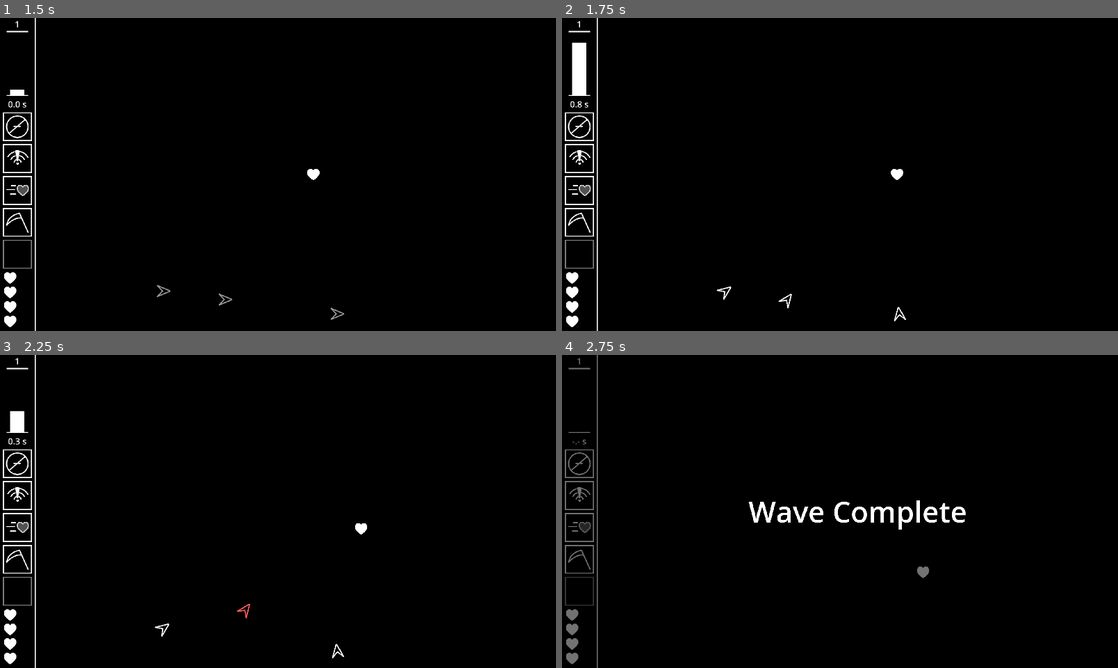
Above: before the commit, frames 1-4 (two rows, left to right).
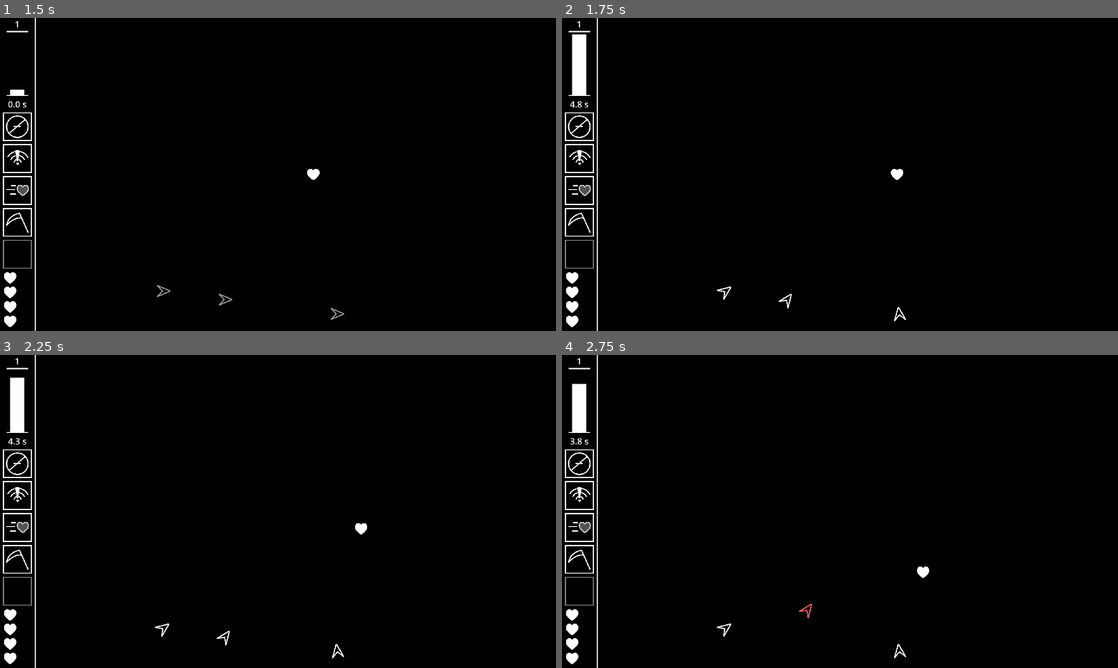
Above: after the commit, the same moments.

Repository: OrusLiOx/VOID
Game: Godot game, scene res://Scenes/main.tscn
Two runs of this game, one before a commit and one after it. Both use one fixed random seed, a clock stepped at 60 frames per second and the inputs below.
Inputs:
- Up to frame 1 (1.5 s): click "Start" at 0.5 s; hold D (Right) from 1.28 s (still down); tap F (Item) at 1.35 s
- Up to frame 2 (1.75 s): keep holding D (Right)
- Up to frame 3 (2.25 s): release D (Right) at 2.03 s; hold S (Down) from 2.03 s (still down); tap F (Item) at 2.1 s
- Up to frame 4 (2.75 s): keep holding S (Down)

Frame 1 is identical in both runs. In frame 2, less than 0.1% of the frame differs, in the area x 1-5%, y 5-29%; in frame 3, 0.4%; in frame 4, 2.9%, in the area x 0-73%, y 0-100%.

Commit message:
enemy spawning now works + lingering abilities

Diff:
--- a/Godot/Globals/Globals.gd
+++ b/Godot/Globals/Globals.gd
@@ -9,7 +9,6 @@
 
 var lives = 1
 var infiniteLives
-var healEachWave = 0
 
 var upgrades
 
--- a/Godot/Scenes/Enemies/Hazard/Scripts/wave_bomb.gd
+++ b/Godot/Scenes/Enemies/Hazard/Scripts/wave_bomb.gd
@@ -23,7 +23,7 @@
 func spawn_wave():
 	var parent = Node2D.new()
 	waves.push_back(parent)
-	if waves.size() >= 5:
+	if waves.size() >= 4:
 		waves.front().queue_free()
 		waves.remove_at(0)
 	Globals.holdProj.add_child(parent)
--- a/Godot/Scenes/Enemies/Mobile/Scripts/dasher.gd
+++ b/Godot/Scenes/Enemies/Mobile/Scripts/dasher.gd
@@ -11,7 +11,7 @@
 	timer = $Timer
 	base = $EnemyBase
 	$Sprite2D.modulate = Globals.normalColor
-	waitTime = randf_range(.5,1.5)
+	waitTime = randf_range(1,2)
 	pick_dest()
 	pass # Replace with function body.
 
--- a/Godot/Scenes/Enemies/Mobile/Scripts/spike_ball.gd
+++ b/Godot/Scenes/Enemies/Mobile/Scripts/spike_ball.gd
@@ -6,7 +6,7 @@
 func spawn():
 	hit = $Hurt
 	modulate = Globals.dangerColor
-	speed = randf_range(50,150)
+	speed = randf_range(10,150)
 	targetOffset = Vector2(randf_range(-50,50),randf_range(-50,50))
 	pass # Replace with function body.
 
--- a/Godot/Scenes/Player/Scripts/player.gd
+++ b/Godot/Scenes/Player/Scripts/player.gd
@@ -49,7 +49,7 @@
 		{
 			"range": 300,
 			"duration": 0,
-			"cooldown":60,
+			"cooldown":90,
 			"charges":1
 		},
 	}
@@ -87,7 +87,7 @@
 
 func heal(amount = hpMax):
 	hp = min(hpMax, hp+amount)
-	emit_signal("update_health", hp, hpMax)
+	emit_signal("update_health", hp, hpMax, shield)
 	healthBar.size.y = 42*hp/hpMax
 
 func _process(delta):
@@ -121,6 +121,7 @@
 	if shield:
 		shield = false
 		emit_signal("update_health", hp, hpMax, false)
+		iframes = .5 + Globals.get_upgrade_value("iframes")
 		return
 	hp = max(0, hp-damage)
 	healthBar.size.y = 42*hp/hpMax
@@ -181,16 +182,26 @@
 
 func cast0():
 	var cast = zone.instantiate()
-	holdAbilities.add_child(cast)
+	if Globals.has_upgrade("a1 follow"):
+		add_child(cast)
+	else:
+		holdAbilities.add_child(cast)
 	cast.global_position = global_position
-	cast.set_stuff(a[0]["range"]+Globals.get_upgrade_value("a1 range"), a[0]["duration"]+Globals.get_upgrade_value("a1 dur"), "antiproj")
+	cast.set_stuff(a[0]["range"]+Globals.get_upgrade_value("a1 range"),\
+		a[0]["duration"]+Globals.get_upgrade_value("a1 linger")+ Globals.get_upgrade_value("a1 dur"),\
+		"antiproj")
 	pass
 
 func cast1():
 	var cast = zone.instantiate()
-	holdAbilities.add_child(cast)
+	if Globals.has_upgrade("a2 follow"):
+		add_child(cast)
+	else:
+		holdAbilities.add_child(cast)
 	cast.global_position = global_position
-	cast.set_stuff(a[1]["range"]+Globals.get_upgrade_value("a2 range"), a[1]["duration"]+Globals.get_upgrade_value("a2 dur"), "jam", a[1]["effectDuration"])
+	cast.set_stuff(a[1]["range"]+Globals.get_upgrade_value("a2 range"),\
+		a[1]["duration"]+Globals.get_upgrade_value("a2 linger")+Globals.get_upgrade_value("a2 dur"),\
+		"jam", a[1]["effectDuration"])
 	pass
 
 func cast2():
--- a/Godot/Scenes/Scripts/game.gd
+++ b/Godot/Scenes/Scripts/game.gd
@@ -36,21 +36,21 @@
 		"gattler":
 		{
 			"scene": load("res://Scenes/Enemies/Hazard/gattling_gunner.tscn"),
-			"group size" : 1,
-			"max":4,
+			"group size" : 2,
+			"max":2,
 			"corner": true
 		},
 		"spike bomb":
 		{
 			"scene":load("res://Scenes/Enemies/Hazard/spike_bomb.tscn"),
 			"group size" : 3,
-			"max":100,
+			"max":6,
 			"corner": false
 		},
 		"spinning laser":
 		{
 			"scene":load("res://Scenes/Enemies/Hazard/spinning_laser.tscn"),
-			"group size" : 1,
+			"group size" : .5,
 			"max":3,
 			"corner": false
 		},
@@ -58,7 +58,7 @@
 		{
 			"scene":load("res://Scenes/Enemies/Hazard/wave_bomb.tscn"),
 			"group size" : 3,
-			"max":100,
+			"max":6,
 			"corner": false
 		}
 	}
@@ -67,7 +67,7 @@
 		"gunner":
 		{
 			"scene": load("res://Scenes/Enemies/Mobile/gunner.tscn"),
-			"group size" : 3
+			"group size" : 1
 
 		},
 		"dasher":
@@ -97,7 +97,7 @@
 	for child in holdEnemies.get_children():
 		child.queue_free()
 	wave = 0
-	waveLength = 1
+	waveLength = 5
 	waveWait = 1
 	numOfHazards = 0
 	numOfPacks = 1
@@ -196,16 +196,22 @@
 
 # wave stuff
 func start_wave():
-	print("start")
 	$Update.visible = false
 	Globals.player.canAbility = false
 	Globals.player.inv = true
 	Globals.player.continue_cooldowns()
 	gameState = "start wave"
 	wave += 1
+
 	$Hud/Wave/Label.text = str(wave)
 	reset_spawns()
 	spawn_wave()
+
+	if Globals.has_upgrade("regen"):
+		Globals.player.heal(1)
+	if Globals.has_upgrade("shield"):
+		Globals.player.gain_shield()
+
 	waveTimer.start(waveWait)
 
 func wave_end():
@@ -214,19 +220,19 @@
 	Globals.player.canAbility = false
 	Globals.player.inv = true
 	Globals.player.pause_cooldowns()
-	Globals.player.heal(Globals.healEachWave)
 
 	for child in $holdProjectiles.get_children():
 		child.queue_free()
 	for child in holdEnemies.get_children():
 		child.queue_free()
 
-	numOfPacks+=1
-	if numOfPacks >= int(numOfHazards/2)+4:
-		numOfPacks = 1
-		numOfHazards += 1
-
-	waveTimer.start(3)
+	if wave%(numOfHazards+3) == 0:
+		numOfPacks+=1
+		if numOfPacks >= int(numOfHazards/2)+4:
+			numOfPacks -= 2
+			numOfHazards = min(20, numOfHazards+1)
+
+	waveTimer.start(2)
 
 func wave_go():
 	gameState = "active wave"
@@ -254,14 +260,13 @@
 
 func spawn_wave():
 	holdEnemies.modulate.a = .6
-	var possibleEnemies = enemyData.keys()
 	var hazards:Array = Array()
 
 	var i = 0
 
 	while i < numOfHazards:
 		var haz = hazardData.keys().pick_random()
-		while hazards.find(haz) == -1:
+		while hazards.find(haz) != -1:
 			haz = hazardData.keys().pick_random()
 		hazards.push_back(haz)
 		haz = hazardData[haz]
@@ -269,17 +274,24 @@
 		var spawned = 0
 
 		while i < numOfHazards and spawned < haz["max"]:
+			if i+ 1/haz["group size"] >numOfHazards:
+				break
+
 			spawn_hazard(haz)
-			i += 1
+
+			if haz["group size"] < 1:
+				i+= 1/haz["group size"]
+			else:
+				i += 1
+
 			spawned += 1
 
 	for j in numOfPacks:
 		spawn_pack(enemyData[enemyData.keys().pick_random()])
 
-	pass
-
 func spawn_hazard(hazard):
-	for i in hazard["group size"]:
+	var spawned = 0
+	for i in ceil(hazard["group size"]):
 		var child
 		var pos
 
@@ -301,8 +313,9 @@
 		child = hazard["scene"].instantiate()
 		holdEnemies.add_child(child)
 		child.position = pos
-
-	pass
+		spawned += 1
+
+	return spawned
 
 func spawn_pack(enemy):
 	for i in enemy["group size"]:
@@ -319,7 +332,7 @@
 	hazardSpawns.clear()
 	for x in 5:
 		for y in 4:
-			hazardSpawns.push_back(Vector2(1796.0/5.5*(x+1)+124, 1080.0/4.5*(y+1)))
+			hazardSpawns.push_back(Vector2(1796.0/5*(x+.5)+124, 1080.0/4*(y+.5)))
 
 	cornerSpawns = [
 		Vector2(174,50),
@@ -329,7 +342,5 @@
 	]
 
 func _on_upgrades_done():
-	print("\nwave " + str(wave))
-	$Upgrades.print_upgrades()
 	start_wave()
 	pass # Replace with function body.
--- a/Godot/Scenes/Scripts/upgrades.gd
+++ b/Godot/Scenes/Scripts/upgrades.gd
@@ -40,23 +40,28 @@
 		"temp cd": 3
 	}
 
-	scaling["iframes"] = .25
-	scaling["speed"] = 50
-	scaling["a3 speedup"] = .2
-
-	scaling["a1 dur"] = .5
-	scaling["a2 dur"] = .5
-	scaling["a3 dur"] = .5
-	scaling["a4 dur"] = .5
-
-	scaling["a1 range"] = 50
-	scaling["a2 range"] = 50
-	scaling["a4 range"] = 50
-
-	scaling["a1 cd"] = -.5
-	scaling["a2 cd"] = -.5
-	scaling["a3 cd"] = -.5
-	scaling["a4 cd"] = -5
+	scaling = {
+		"iframes": .25,
+		"speed": 50,
+		"a3 speedup": .2,
+
+		"a1 dur": .5,
+		"a2 dur": .5,
+		"a3 dur": .5,
+		"a4 dur": .5,
+
+		"a1 range": 50,
+		"a2 range": 50,
+		"a4 range": 50,
+
+		"a1 cd": -.5,
+		"a2 cd": -.5,
+		"a3 cd": -.5,
+		"a4 cd": -5,
+
+		"temp cd": .15
+	}
+
 
 func reset():
 	itemDisplay.modulate = Color(.5,.5,.5)
@@ -86,6 +91,9 @@
 	available.push_back("speed")
 	available.push_back("iframes")
 
+	available.push_back("shield")
+	available.push_back("regen")
+
 func reset_abilities():
 	have["a4 charge"] = 1
 
@@ -99,14 +107,19 @@
 	have["a2 range"] = 0
 	have["a4 range"] = 0
 
+	have["a1 linger"] = 0
+	have["a1 linger"] = 0
+
+	have["a1 dur"] = 0
+	have["a2 dur"] = 0
 	have["a3 dur"] = 0
 	have["a3 speedup"] = 0
 
 	#available.push_back("a4 charge")
 
-	#available.push_back("a1 linger")
-	#available.push_back("a2 linger")
-#
+	available.push_back("a1 linger")
+	available.push_back("a2 linger")
+
 	#available.push_back("a3 proj")
 	#available.push_back("a3 jam")
 
@@ -135,13 +148,10 @@
 
 func reset_temps():
 	have["temp dur"] = 0
-	available.push_back("temp shield")
 	available.push_back("temp short wave")
 	available.push_back("temp range")
 	available.push_back("temp dur")
 	available.push_back("temp cd")
-
-	available.push_back("temp dur")
 
 # UPGRADE SELECTION
 # call at the end of waves to start upgrade selection
@@ -151,6 +161,11 @@
 	if have.has("pick 3"):
 		take = 3
 		have.erase("pick 3")
+
+	for key in temp.keys():
+		temp[key]-=1
+		if temp[key]<=0:
+			temp.erase(key)
 
 	upgrade_select()
 
@@ -205,7 +220,10 @@
 					desc = get_scaling_upgrade_desc(upgrade, Globals.player.a[i-1]["range"], "Increase the range of Ability "+str(i)+" by "," units")
 				elif upgrade.contains("dur"):
 					title += "Duration +" +str(have[upgrade]+1)
-					desc = get_scaling_upgrade_desc(upgrade, Globals.player.a[i-1]["duration"], "Increase the duration of Ability "+str(i)+" by ","s")
+					desc = get_scaling_upgrade_desc(upgrade, Globals.player.a[i-1]["duration"]+get_value(upgrade), "Increase the duration of Ability "+str(i)+" by ","s")
+				elif upgrade.contains("follow"):
+					title +="Follow"
+					desc = "The zone created by Ability " +str(i) + " will follow you"
 				break
 
 	match upgrade:
@@ -242,6 +260,12 @@
 		"heal":
 			title = "Heal"
 			desc = "Heal to full health"
+		"shield":
+			title = "Shield"
+			desc = "Gain a shield that blocks 1 hit at the start of each wave"
+		"regen":
+			title = "Regeneration"
+			desc = "Heal 1 health at the start of each wave"
 
 		"item proj":
 			title += "Anti-Projectile"
@@ -258,7 +282,7 @@
 
 		"pick 3":
 			title += "Pick 3 Next Wave"
-			desc = "At the end of the next wave, you get 3 perks instead of 1\n\n"
+			desc = "Take 3 upgrades at the end of the next wave\n\n"
 		"temp shield":
 			title+="Shield"
 			desc = "At the start of the wave, you gain a shield that will block 1 hit\n\n"
@@ -270,7 +294,7 @@
 			desc = "Range of Abilities 1, 2 and 4 are increased by 100 units\n\n"
 		"temp cd":
 			title+="Ability Range"
-			desc = "Reduces the cooldown of all abilities by 1s\n\n"
+			desc = "Reduces the cooldown of all abilities by " +str(int(scaling["temp cd"]*100))+"%\n\n"
 
 	if upgrade.contains("temp") and upgrade != "temp dur":
 		desc += "This perk will last for " + str(baseTempDur[upgrade] +have["temp dur"]) + " waves\n\n"
@@ -324,6 +348,22 @@
 	take -=1
 	upgrade = choices[upgrade]
 	match upgrade:
+		"a1 linger":
+			have["a1 linger"] = 1
+			available.push_back("a1 dur")
+			available.push_back("a1 follow")
+			available.remove_at(available.find(upgrade))
+		"a2 linger":
+			have["a2 linger"] = 1
+			available.push_back("a2 dur")
+			available.push_back("a2 follow")
+			available.remove_at(available.find(upgrade))
+		"a1 follow":
+			have["a1 follow"] = 1
+			available.remove_at(available.find(upgrade))
+		"a2 follow":
+			have["a2 follow"] = 1
+			available.remove_at(available.find(upgrade))
 		"heal":
 			Globals.player.heal()
 		"health":
@@ -331,6 +371,12 @@
 			Globals.player.heal(1)
 			if Globals.player.hpMax == 8:
 				available.remove_at(available.find(upgrade))
+		"regen":
+			have["regen"] = 1
+			available.remove_at(available.find(upgrade))
+		"shield":
+			have["shield"] = 1
+			available.remove_at(available.find(upgrade))
 		_:
 			if upgrade.find("temp")!=-1 and upgrade != "temp dur":
 				temp[upgrade] = baseTempDur[upgrade]+have["temp dur"]
@@ -352,6 +398,9 @@
 
 			else:
 				if have.has(upgrade):
+					if upgrade.contains("cd"):
+						if have[upgrade] >=5:
+							available.remove_at(available.find(upgrade))
 					have[upgrade] += 1
 				else:
 					have[upgrade] = 1
@@ -404,5 +453,8 @@
 
 func get_value(upgrade):
 	if have.has(upgrade):
-		return have[upgrade]*scaling[upgrade]
+		if scaling.has(upgrade):
+			return have[upgrade]*scaling[upgrade]
+		else:
+			return have[upgrade]
 	return 0
--- a/Godot/Scenes/game.tscn
+++ b/Godot/Scenes/game.tscn
@@ -154,6 +154,7 @@
 position = Vector2(35, 1047)
 
 [node name="Shield" type="Sprite2D" parent="Hud/Health"]
+z_index = 1
 position = Vector2(26, -77)
 texture = ExtResource("5_147tf")
 
--- a/Godot/Scenes/help.tscn
+++ b/Godot/Scenes/help.tscn
@@ -27,6 +27,288 @@
 
 [node name="Buttons" type="Node2D" parent="."]
 
+[node name="keyboard" type="Node2D" parent="."]
+visible = false
+position = Vector2(202, 29)
+
+[node name="esc" type="Sprite2D" parent="keyboard"]
+position = Vector2(411, 274)
+texture = ExtResource("13_necrr")
+
+[node name="Label4" type="Label" parent="keyboard/esc"]
+offset_left = -44.0
+offset_top = -219.0
+offset_right = 190.0
+offset_bottom = -50.0
+theme_override_font_sizes/font_size = 60
+text = "Pause
+  |"
+
+[node name="Label" type="Label" parent="keyboard/esc"]
+offset_left = -46.0
+offset_top = -46.0
+offset_right = 47.0
+offset_bottom = 46.0
+theme_override_font_sizes/font_size = 50
+text = "ESC"
+horizontal_alignment = 1
+vertical_alignment = 1
+
+[node name="WASD" type="Node2D" parent="keyboard"]
+
+[node name="ColorRect" type="ColorRect" parent="keyboard/WASD"]
+offset_left = 598.0
+offset_top = 308.0
+offset_right = 926.0
+offset_bottom = 532.0
+
+[node name="ColorRect2" type="ColorRect" parent="keyboard/WASD/ColorRect"]
+offset_left = 4.0
+offset_top = 4.0
+offset_right = 324.0
+offset_bottom = 220.0
+color = Color(0, 0, 0, 1)
+
+[node name="Label5" type="Label" parent="keyboard/WASD"]
+offset_left = 680.0
+offset_top = 145.0
+offset_right = 914.0
+offset_bottom = 314.0
+theme_override_font_sizes/font_size = 60
+text = "Move
+    |"
+
+[node name="Label6" type="Label" parent="keyboard/WASD"]
+offset_left = 922.0
+offset_top = 255.0
+offset_right = 1156.0
+offset_bottom = 424.0
+theme_override_font_sizes/font_size = 60
+text = "  Item
+    |"
+
+[node name="W" type="Sprite2D" parent="keyboard/WASD"]
+position = Vector2(762, 370)
+texture = ExtResource("13_necrr")
+
+[node name="Label" type="Label" parent="keyboard/WASD/W"]
+offset_left = -46.0
+offset_top = -46.0
+offset_right = 47.0
+offset_bottom = 46.0
+theme_override_font_sizes/font_size = 60
+text = "W"
+horizontal_alignment = 1
+vertical_alignment = 1
+
+[node name="A" type="Sprite2D" parent="keyboard/WASD"]
+position = Vector2(657, 475)
+texture = ExtResource("13_necrr")
+
+[node name="Label" type="Label" parent="keyboard/WASD/A"]
+offset_left = -46.0
+offset_top = -46.0
+offset_right = 47.0
+offset_bottom = 46.0
+theme_override_font_sizes/font_size = 60
+text = "A"
+horizontal_alignment = 1
+vertical_alignment = 1
+
+[node name="S" type="Sprite2D" parent="keyboard/WASD"]
+position = Vector2(762, 475)
+texture = ExtResource("13_necrr")
+
+[node name="Label" type="Label" parent="keyboard/WASD/S"]
+offset_left = -46.0
+offset_top = -46.0
+offset_right = 47.0
+offset_bottom = 46.0
+theme_override_font_sizes/font_size = 60
+text = "S"
+horizontal_alignment = 1
+vertical_alignment = 1
+
+[node name="D" type="Sprite2D" parent="keyboard/WASD"]
+position = Vector2(866, 475)
+texture = ExtResource("13_necrr")
+
+[node name="Label" type="Label" parent="keyboard/WASD/D"]
+offset_left = -46.0
+offset_top = -46.0
+offset_right = 47.0
+offset_bottom = 46.0
+theme_override_font_sizes/font_size = 60
+text = "D"
+horizontal_alignment = 1
+vertical_alignment = 1
+
+[node name="F" type="Sprite2D" parent="keyboard/WASD"]
+position = Vector2(993, 476)
+texture = ExtResource("13_necrr")
+
+[node name="Label" type="Label" parent="keyboard/WASD/F"]
+offset_left = -46.0
+offset_top = -46.0
+offset_right = 47.0
+offset_bottom = 46.0
+theme_override_font_sizes/font_size = 60
+text = "F"
+horizontal_alignment = 1
+vertical_alignment = 1
+
+[node name="Arrow" type="Node2D" parent="keyboard"]
+visible = false
+position = Vector2(983, 227)
+
+[node name="up" type="Sprite2D" parent="keyboard/Arrow"]
+position = Vector2(762, 370)
+texture = ExtResource("13_necrr")
+
+[node name="Sprite2D" type="Sprite2D" parent="keyboard/Arrow/up"]
+rotation = 4.71239
+texture = ExtResource("8_xbx6x")
+
+[node name="down" type="Sprite2D" parent="keyboard/Arrow"]
+position = Vector2(762, 475)
+texture = ExtResource("13_necrr")
+
+[node name="Sprite2D" type="Sprite2D" parent="keyboard/Arrow/down"]
+rotation = 1.5708
+texture = ExtResource("8_xbx6x")
+
+[node name="left" type="Sprite2D" parent="keyboard/Arrow"]
+position = Vector2(866, 475)
+texture = ExtResource("13_necrr")
+
+[node name="Sprite2D" type="Sprite2D" parent="keyboard/Arrow/left"]
+texture = ExtResource("8_xbx6x")
+
+[node name="right" type="Sprite2D" parent="keyboard/Arrow"]
+position = Vector2(657, 475)
+texture = ExtResource("13_necrr")
+
+[node name="Sprite2D" type="Sprite2D" parent="keyboard/Arrow/right"]
+rotation = 3.14159
+texture = ExtResource("8_xbx6x")
+
+[node name="Space" type="ColorRect" parent="keyboard"]
+offset_left = 785.0
+offset_top = 652.0
+offset_right = 1471.0
+offset_bottom = 752.0
+
+[node name="ColorRect2" type="ColorRect" parent="keyboard/Space"]
+offset_left = 4.0
+offset_top = 4.0
+offset_right = 682.0
+offset_bottom = 96.0
+color = Color(0, 0, 0, 1)
+
+[node name="Label" type="Label" parent="keyboard/Space"]
+layout_mode = 0
+offset_left = 246.0
+offset_top = 10.0
+offset_right = 427.0
+offset_bottom = 93.0
+theme_override_font_sizes/font_size = 60
+text = "SPACE"
+
+[node name="Label3" type="Label" parent="keyboard/Space"]
+layout_mode = 0
+offset_left = 213.0
+offset_top = 91.0
+offset_right = 447.0
+offset_bottom = 260.0
+theme_override_font_sizes/font_size = 60
+text = "      |
+Ability 4"
+
+[node name="Shift" type="ColorRect" parent="keyboard"]
+offset_left = 359.0
+offset_top = 538.0
+offset_right = 594.0
+offset_bottom = 638.0
+
+[node name="ColorRect2" type="ColorRect" parent="keyboard/Shift"]
+offset_left = 4.0
+offset_top = 4.0
+offset_right = 231.0
+offset_bottom = 96.0
+color = Color(0, 0, 0, 1)
+
+[node name="Label" type="Label" parent="keyboard/Shift"]
+layout_mode = 0
+offset_left = 35.0
+offset_top = 8.0
+offset_right = 246.0
+offset_bottom = 91.0
+theme_override_font_sizes/font_size = 60
+text = "SHIFT"
+
+[node name="Label2" type="Label" parent="keyboard/Shift"]
+layout_mode = 0
+offset_top = 94.0
+offset_right = 234.0
+offset_bottom = 263.0
+theme_override_font_sizes/font_size = 60
+text = "      |
+Ability 3"
+
+[node name="Abiliities" type="Node2D" parent="keyboard"]
+position = Vector2(635, -104)
+
+[node name="Label7" type="Label" parent="keyboard/Abiliities"]
+offset_left = 709.0
+offset_top = 240.0
+offset_right = 1032.0
+offset_bottom = 409.0
+theme_override_font_sizes/font_size = 60
+text = "Ability 1 / 2
+            |"
+
+[node name="ColorRect2" type="ColorRect" parent="keyboard/Abiliities"]
+offset_left = 802.0
+offset_top = 404.0
+offset_right = 1035.0
+offset_bottom = 541.0
+
+[node name="ColorRect3" type="ColorRect" parent="keyboard/Abiliities/ColorRect2"]
+offset_left = 4.0
+offset_top = 4.0
+offset_right = 229.0
+offset_bottom = 133.0
+color = Color(0, 0, 0, 1)
+
+[node name="1" type="Sprite2D" parent="keyboard/Abiliities"]
+position = Vector2(866, 475)
+texture = ExtResource("13_necrr")
+
+[node name="Label" type="Label" parent="keyboard/Abiliities/1"]
+offset_left = -46.0
+offset_top = -46.0
+offset_right = 47.0
+offset_bottom = 46.0
+theme_override_font_sizes/font_size = 60
+text = "["
+horizontal_alignment = 1
+vertical_alignment = 1
+metadata/_edit_use_anchors_ = true
+
+[node name="2" type="Sprite2D" parent="keyboard/Abiliities"]
+position = Vector2(970, 475)
+texture = ExtResource("13_necrr")
+
+[node name="Label" type="Label" parent="keyboard/Abiliities/2"]
+offset_left = -46.0
+offset_top = -46.0
+offset_right = 47.0
+offset_bottom = 46.0
+theme_override_font_sizes/font_size = 60
+text = "]"
+horizontal_alignment = 1
+vertical_alignment = 1
+
 [node name="Controls" type="Node2D" parent="."]
 
 [node name="Label" type="Label" parent="Controls"]
@@ -42,6 +324,7 @@
 Right Click or ] or 2 - Ability 2
 Shift or 3 - Ability 3
 Space or 4 - Ability 4
+F or 5 - Use item
 
 ESC - pause
 "
@@ -59,6 +342,7 @@
 B or Circle - Ability 2
 X or Square - Ability 3
 Y or Triangle - Ability 4
+Right Trigger - Use Item
 
 (letters based on xbox
 controller)"
@@ -278,19 +562,19 @@
 
 [node name="Basics" type="Node2D" parent="."]
 visible = false
-position = Vector2(-41, 45)
+position = Vector2(-52, -24)
 
 [node name="Label" type="Label" parent="Basics"]
 offset_left = 558.0
-offset_top = 40.0
-offset_right = 1917.0
-offset_bottom = 346.0
-theme_override_font_sizes/font_size = 40
-text = "Your objective is to survive as many waves as possible. At the start of each wave, several enemies will spawn. They will not be able to move or attack for 5 seconds. During this time, you can move around, but you cannot cast abilities. Once enemies begin moving, you will need to survive for 30 seconds to complete the wave."
+offset_top = 60.0
+offset_right = 1935.0
+offset_bottom = 366.0
+theme_override_font_sizes/font_size = 40
+text = "Your objective is to survive as many waves as possible. At the start of each wave, enemies will spawn. They will not be able to move or attack for 5 seconds. During this time, you can move around, but you cannot cast abilities. Once enemies begin moving, you will need to survive for 30 seconds. Once you complete the wave, you can choose an upgrade."
 autowrap_mode = 2
 
 [node name="Wave" type="Node2D" parent="Basics"]
-position = Vector2(554, 450)
+position = Vector2(1263, 420)
 
 [node name="Label2" type="Label" parent="Basics/Wave"]
 offset_left = 152.0
@@ -305,12 +589,11 @@
 offset_right = 120.0
 offset_bottom = 75.0
 theme_override_font_sizes/font_size = 30
-text = "Wave
-1"
+text = "1"
 horizontal_alignment = 1
 
 [node name="TimeBar" type="Node2D" parent="Basics/Wave"]
-position = Vector2(22.5, 93)
+position = Vector2(23, 53)
 
 [node name="Top" type="ColorRect" parent="Basics/Wave/TimeBar"]
 offset_right = 75.0
@@ -339,8 +622,41 @@
 offset_bottom = 326.0
 rotation = 3.14159
 
+[node name="Item" type="Sprite2D" parent="Basics"]
+position = Vector2(607, 944)
+texture = ExtResource("13_necrr")
+
+[node name="Label4" type="Label" parent="Basics/Item"]
+offset_left = 76.0
+offset_top = -77.0
+offset_right = 1348.0
+offset_bottom = 326.0
+theme_override_font_sizes/font_size = 40
+text = "Sometimes you will have the option to take an item instead of an upgrade. The number in the bottom left indicates how many times you can use the item."
+autowrap_mode = 2
+
+[node name="Label" type="Label" parent="Basics/Item"]
+offset_left = -46.0
+offset_top = -46.0
+offset_right = 47.0
+offset_bottom = 46.0
+theme_override_font_sizes/font_size = 70
+text = "?"
+horizontal_alignment = 1
+vertical_alignment = 1
+
+[node name="Label2" type="Label" parent="Basics/Item"]
+offset_left = -13.0
+offset_top = -18.0
+offset_right = 80.0
+offset_bottom = 74.0
+theme_override_font_sizes/font_size = 30
+text = "3"
+horizontal_alignment = 1
+vertical_alignment = 1
+
 [node name="Abilities" type="Node2D" parent="Basics"]
-position = Vector2(1317, 494)
+position = Vector2(604, 460)
 
 [node name="AbilityBase" type="Sprite2D" parent="Basics/Abilities"]
 texture = ExtResource("13_necrr")
@@ -388,6 +704,7 @@
 
 [node name="Health_Enemies" type="Node2D" parent="."]
 visible = false
+position = Vector2(5, 120)
 
 [node name="Health" type="Node2D" parent="Health_Enemies"]
 position = Vector2(564, 47)
@@ -418,10 +735,6 @@
 
 [node name="PlayerFill3" type="Sprite2D" parent="Health_Enemies/Health/bar"]
 position = Vector2(0, 150)
-texture = ExtResource("2_icpsg")
-
-[node name="PlayerFill4" type="Sprite2D" parent="Health_Enemies/Health/bar"]
-position = Vector2(0, 200)
 texture = ExtResource("2_icpsg")
 
 [node name="player" type="Node2D" parent="Health_Enemies/Health"]
--- a/Godot/project.godot
+++ b/Godot/project.godot
@@ -94,6 +94,9 @@
 Item={
 "deadzone": 0.5,
 "events": [Object(InputEventKey,"resource_local_to_scene":false,"resource_name":"","device":-1,"window_id":0,"alt_pressed":false,"shift_pressed":false,"ctrl_pressed":false,"meta_pressed":false,"pressed":false,"keycode":0,"physical_keycode":70,"key_label":0,"unicode":102,"echo":false,"script":null)
+, Object(InputEventKey,"resource_local_to_scene":false,"resource_name":"","device":-1,"window_id":0,"alt_pressed":false,"shift_pressed":false,"ctrl_pressed":false,"meta_pressed":false,"pressed":false,"keycode":0,"physical_keycode":53,"key_label":0,"unicode":53,"echo":false,"script":null)
+, Object(InputEventJoypadMotion,"resource_local_to_scene":false,"resource_name":"","device":-1,"axis":5,"axis_value":1.0,"script":null)
+, Object(InputEventJoypadButton,"resource_local_to_scene":false,"resource_name":"","device":-1,"button_index":7,"pressure":0.0,"pressed":false,"script":null)
 ]
 }
 
